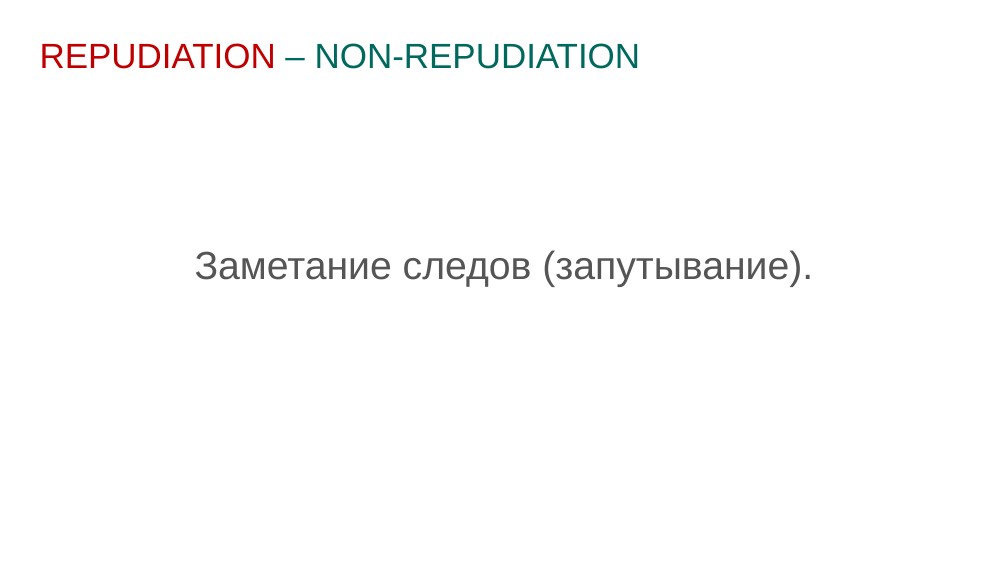
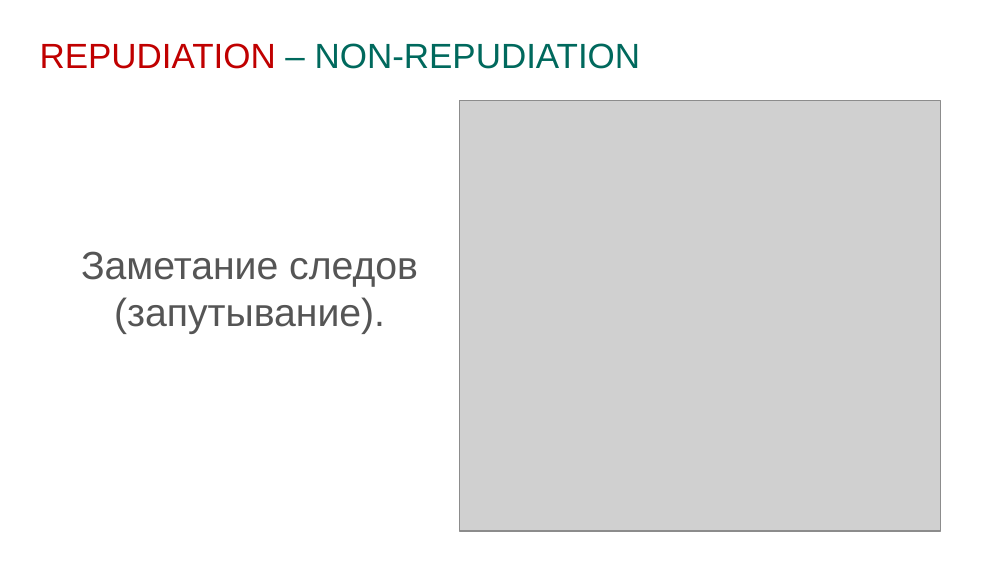
Before and after one commit to prograholic/prograholic.github.io, a slide deck: slide 12 of nsu_31_01_2017/31.01.2017_kutumov.pptx (slide 9 before the commit). Drawn at 1008x567 pixels with LibreOffice and Linux fonts; fonts in the diff are those of the drawing; grey boxes stand for pictures; background and template pictures are left out. Boxes give left, top, right and bottom in pixels: in the first picture for what was removed or moved away, otherwise in the second. Text is boxed around its words. In the diff, an @@ line names an element or a change of style, - is before the commit and + after.

```diff
--- a/nsu_31_01_2017/31.01.2017_kutumov.pptx
+++ b/nsu_31_01_2017/31.01.2017_kutumov.pptx
@@ picture added at box(460, 101, 940, 531) @@
@@ text "Заметание следов (запутывание)." rewrapped from box(195, 250, 813, 287) to box(81, 251, 418, 334) @@
```
Also in this commit, not shown: 8 other slides changed, 3 slides added.
